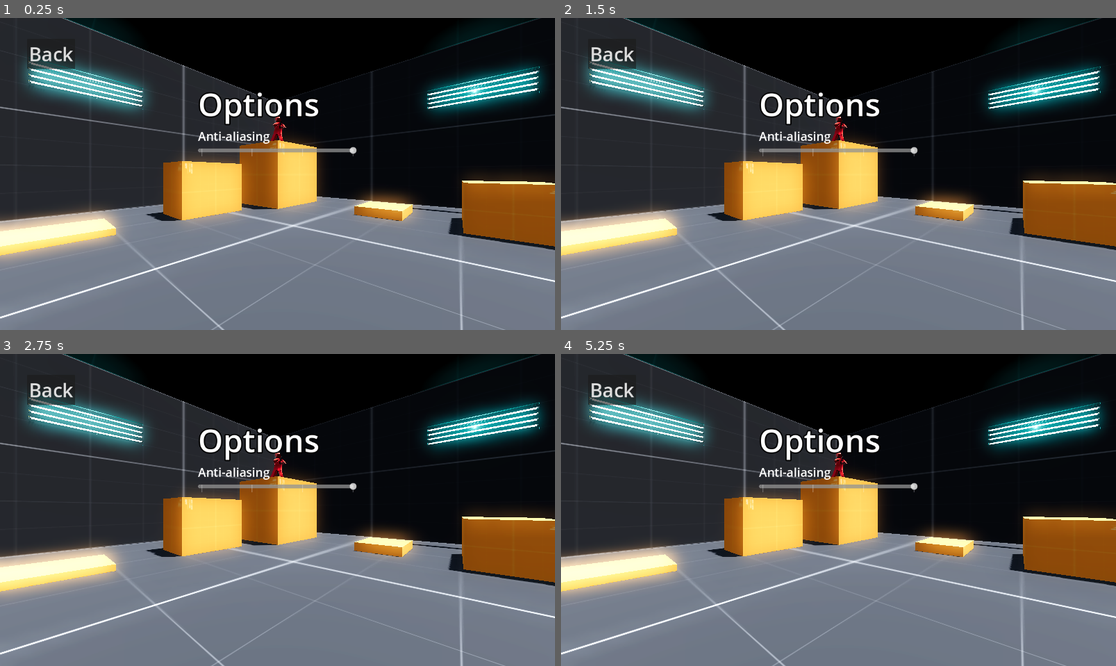
Above: before the commit, frames 1-4 (two rows, left to right).
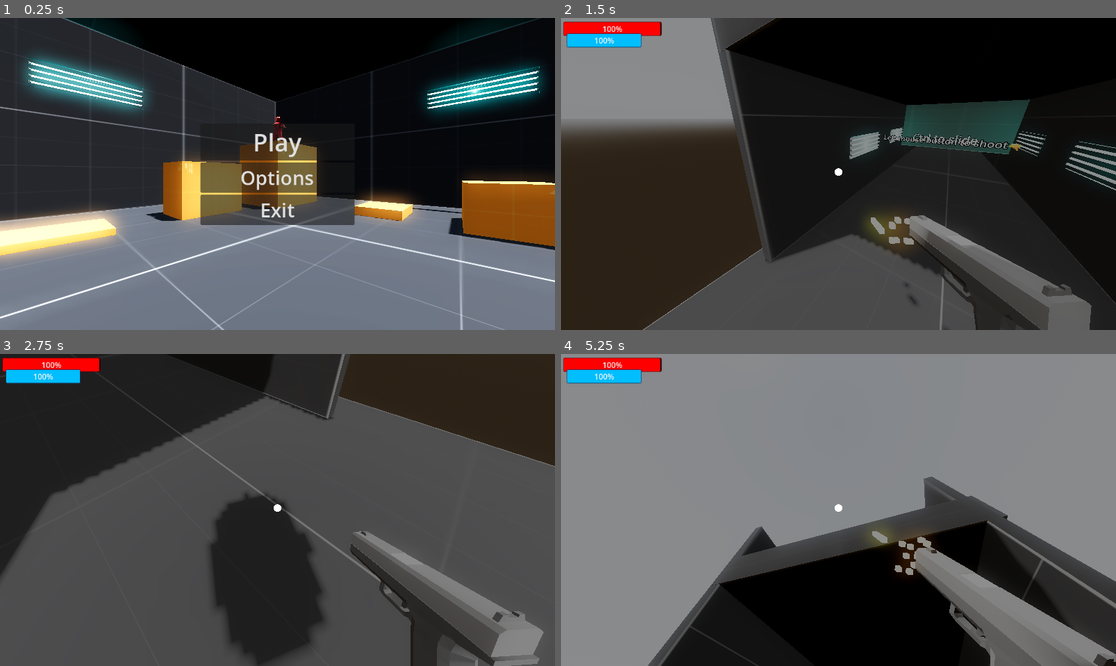
Above: after the commit, the same moments.

Repository: OliverSkogsrud/shooter-main
Game: Godot game, scene res://Scenes/main_menu.tscn
Two runs of this game, one before a commit and one after it. Both use one fixed random seed, a clock stepped at 60 frames per second and the inputs below. This scene is started directly instead of the project's main scene. A sky picture missing from this copy of the repository is replaced by a grey-blue gradient.
Inputs (mouse positions are in pixels of both pictures, inside the frame that each line leads up to):
- Up to frame 1 (0.25 s): no input
- Up to frame 2 (1.5 s): click (838, 142) at 0.5 s, where only the run after the commit has a clickable "Play"; tap Enter (ui_accept) at 1.25 s; move the mouse to (960, 158) at 1.27 s; tap A (a) at 1.35 s; click (960, 158) at 1.42 s
- Up to frame 3 (2.75 s): tap Enter (ui_accept) at 1.52, 2.27 s; tap S (s) at 1.55, 2.1 s; move the mouse to (166, 525) at 2.02 s; click (166, 525) at 2.17 s; tap A (a) at 2.3 s
- Up to frame 4 (5.25 s): move the mouse to (894, 441) at 2.77 s; tap E (E) at 2.85 s; click (894, 441) at 2.92 s; tap S (s) at 3.05, 4.55, 5.1 s; move the mouse to (810, 572) at 3.52 s; tap A (a) at 3.6 s; click (810, 572) at 3.67 s; tap Enter (ui_accept) at 3.77, 4.52 s; move the mouse to (1005, 556) at 4.27 s; tap D (d) at 4.35 s; click (1005, 556) at 4.42 s; move the mouse to (672, 463) at 5.02 s; click (672, 463) at 5.17 s

The runs differ from the first frame. In frame 1, 7.3% of the frame differs, in the area x 4-65%, y 9-67%; in frame 2, 71%; in frame 3, 89%; in frame 4, 90%, in the area x 0-100%, y 0-100%.

Commit message:
first setting in main menu done

Diff:
--- a/Scenes/main_menu.tscn
+++ b/Scenes/main_menu.tscn
@@ -106,7 +106,6 @@
 transform = Transform3D(0.747705, 0, 0.664031, 0, 1, 0, -0.664031, 0, 0.747705, 4.97277, 2.02883, 10.7731)
 
 [node name="mainUi" type="CanvasLayer" parent="."]
-visible = false
 
 [node name="Control" type="Control" parent="mainUi"]
 layout_mode = 3
@@ -145,6 +144,7 @@
 text = "Exit"
 
 [node name="Options" type="CanvasLayer" parent="."]
+visible = false
 
 [node name="Control" type="Control" parent="Options"]
 layout_mode = 3
--- a/project.godot
+++ b/project.godot
@@ -10,7 +10,7 @@
 
 [Rendering]
 
-"Anti Aliasing/Quality/MSAA 3D"=4
+"Anti Aliasing/Quality/MSAA 3D"=1
 
 [application]
 
--- a/scripts/main_menu.gd
+++ b/scripts/main_menu.gd
@@ -17,7 +17,7 @@
 
 
 func _ready():
-	pass
+	anti_aliasing_text.text = "Anti-Aliasing: 8x"
 
 func _on_options_pressed():
 	main_ui.visible = false
